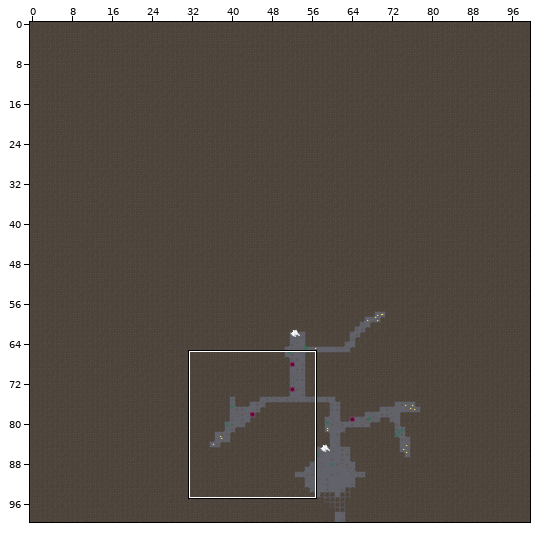
A Tiled map (JSON) gets an edit: assets/tilemaps/DiverLevel1.json. The picture above shows the old version from afar; the outline marks the close-up.
Close-up. Before the edit:
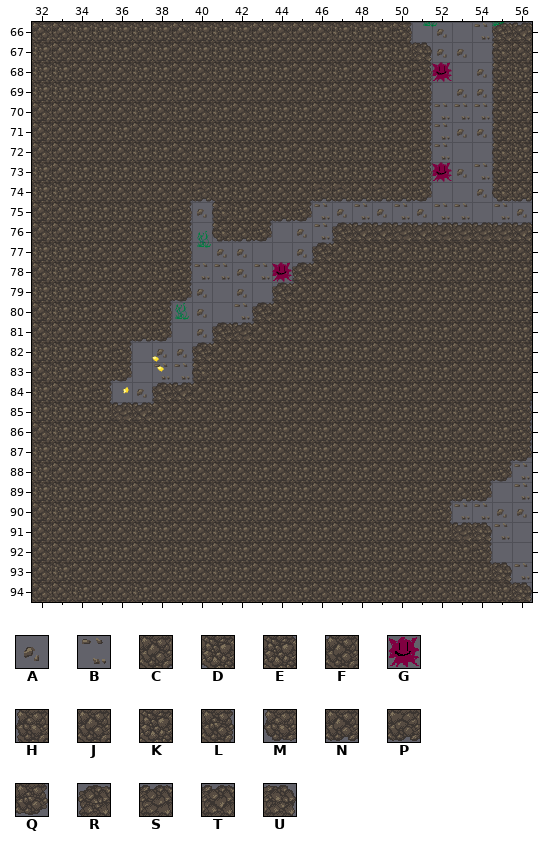
Cells are 32x32 px. Shown: x 32..56, y 66..94. The commit also changed other parts of the map, which this record leaves out.
Key: from "RockTile": A 1, B 2, C 3, D 4, E 13, F 14, G 25, H 30, J 31, K 32, L 33, M 40, N 41, P 42, Q 43, R 50, S 51, T 52, U 53.
_ is an empty cell.
Layers that did not change in this view are not listed.
Layer "Tiles" before, first column x 32:
66 JJKKKKKJKKKJJJJKKKL_A_BRT
67 KJJKKJKJKKKKJJJJJKEUAA_HJ
68 KKJJJKKJJKKKKJJKJJKLG_AHK
69 KKKKJJJKJJJJJJKJJKJL_AAHK
70 JJJJJKJKJKJKKKJJKKJLBBBHJ
71 JJJJKJJKKKKKJJJJJKJLBAAHK
72 JJJJJKKJKKKKKJKKKKKLB__HK
73 KJKKKKKKKKJKJJKKKKJLGABHJ
74 KKJJJJJCPDKJJCPPNPNQ__AMN
75 JJKKKKKLAHKCNQBABABABB_BA
76 JJKKJKKL_MNQ_ABRTTSTSSSST
77 KKKJJJKL_AA__ARFKKJKKKJKJ
78 JKJKJJKLBBABGRFKJKKKJJKJK
79 KKKJJJCQA_A_RFJKJKJJKKJKK
80 JKKJKJL_A_BRFKJKJKKJJJJKK
81 JJJJCNQ_ARSFKJKJJKJKKJJJK
82 KKKKL_AARFJJKKKKKJKJKJKJK
83 JKJCQ_BBHJKJJKKKKKJKKJJJJ
84 KJKL_ARTFKKJKJKJJKKJJJJJC
85 KKKESTFJJKJJKJJKKJKKJKJKL
86 JKKJKKKKKJJJKJKJJKJKKJJKL
87 KKJJKKJKKKJJJKKJJJJKKKKCQ
88 KJJJJKKKJJJKJKKJKJKJKKCQB
89 KKKJKJKJJKJKKKJJJJKKCNQ_B
90 JKKJKKKJJKKKJJKKJKKJLBBAA
91 JJJJJKKJJKKKKJKJKKJKESUB_
92 JJKKKJKKKJKJJJJJKKKJJKL__
93 JKJJJJJKJKKJKKKKKKJKKJEUB
94 JJKJJKJJJJJJJKJKKKKJJKJEU
After:
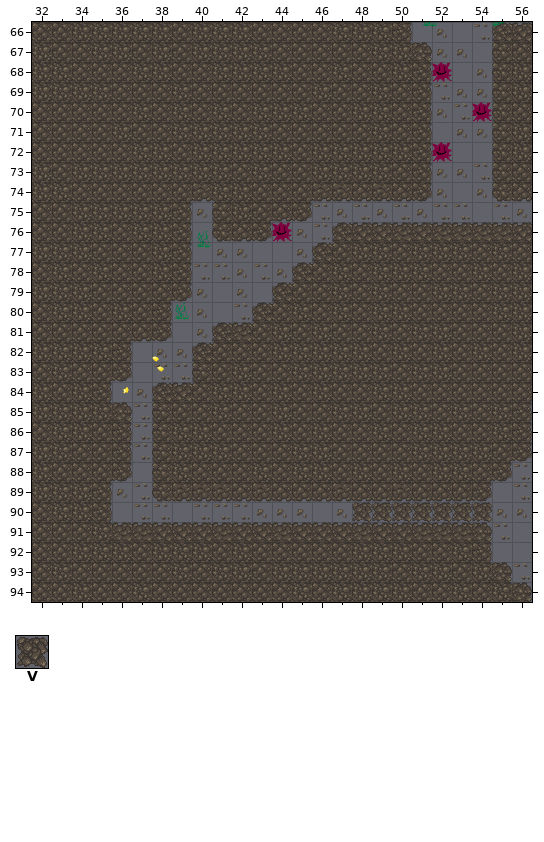
Further tiles: from "RockTile": V 55.
Change:
Changed rows in their new state; . is an unchanged cell.
Layer "Tiles":
first column x 44:
69 ........B..
70 ........A.G
71 ........_..
72 ........G..
73 ........A..
74 ........A..
76 G..........
78 A..........
first column x 35:
85 .UBH................
86 .LBH................
87 .LBH................
88 .Q_H................
89 LABMPPPNPNNNPNNPNN..
90 L_BB_BBBAAA_AVVVVVVV
91 ESSTTTSTTSTTTSTTSS..
